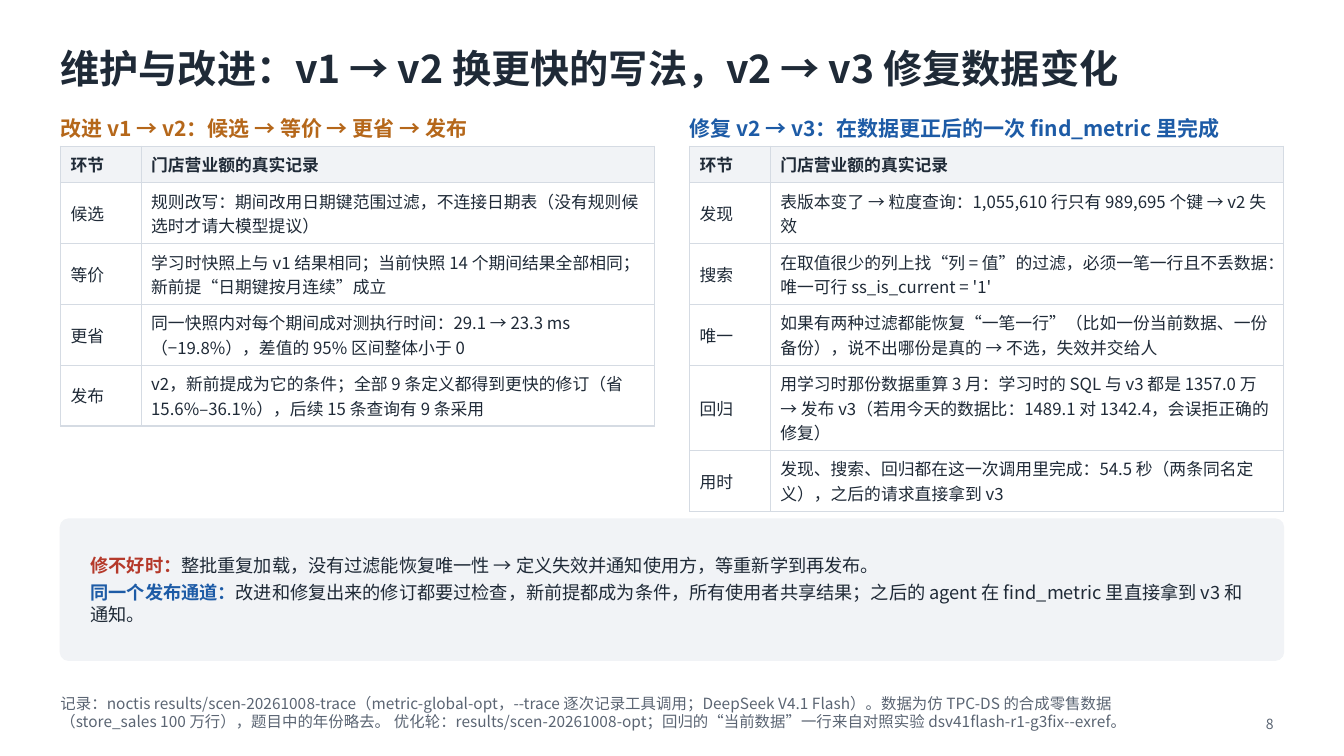
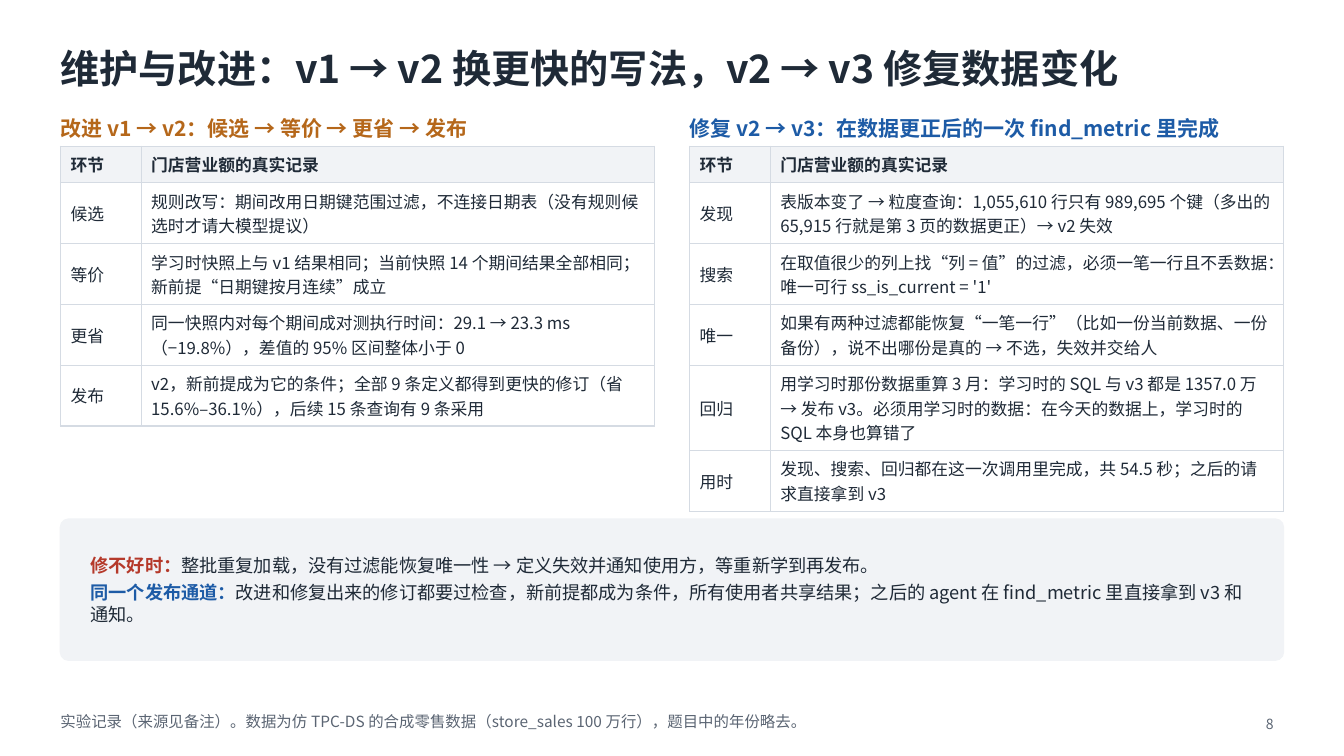
Before and after one commit to mmmttt000045/agent4db-adapter, a slide deck: slide 8 of docs/mavra-system.pptx. Drawn at 1344x756 pixels with LibreOffice and Linux fonts; fonts in the diff are those of the drawing. Boxes give left, top, right and bottom in pixels: in the first picture for what was removed or moved away, otherwise in the second. Text is boxed around its words. In the diff, an @@ line names an element or a change of style, - is before the commit and + after.

```diff
--- a/docs/mavra-system.pptx
+++ b/docs/mavra-system.pptx
@@ table at (690,146,1284,506) @@
-row 2, column 2: 表版本变了 → 粒度查询：1,055,610 行只有 989,695 个键 → v2 失效
+row 2, column 2: 表版本变了 → 粒度查询：1,055,610 行只有 989,695 个键（多出的 65,915 行就是第 3 页的数据更正）→ v2 失效
-row 5, column 2: 用学习时那份数据重算 3 月：学习时的 SQL 与 v3 都是 1357.0 万 → 发布 v3（若用今天的数据比：1489.1 对 1342.4，会误拒正确的修复）
+row 5, column 2: 用学习时那份数据重算 3 月：学习时的 SQL 与 v3 都是 1357.0 万 → 发布 v3。必须用学习时的数据：在今天的数据上，学习时的 SQL 本身也算错了
-row 6, column 2: 发现、搜索、回归都在这一次调用里完成：54.5 秒（两条同名定义），之后的请求直接拿到 v3
+row 6, column 2: 发现、搜索、回归都在这一次调用里完成，共 54.5 秒；之后的请求直接拿到 v3
@@ text at (60,714,807,729): text changed @@
-记录：noctis results/scen-20261008-trace（metric-global-opt，--trace 逐次记录工具调用；DeepSeek V4.1 Flash）。数据为仿 TPC-DS 的合成零售数据（store_sales 100 万行），题目中的年份略去。 优化轮：results/scen-20261008-opt；回归的“当前数据”一行来自对照实验 dsv41flash-r1-g3fix--exref。
+实验记录（来源见备注）。数据为仿 TPC-DS 的合成零售数据（store_sales 100 万行），题目中的年份略去。
```
Also in this commit, not shown: 9 other slides changed, 6 other files.
